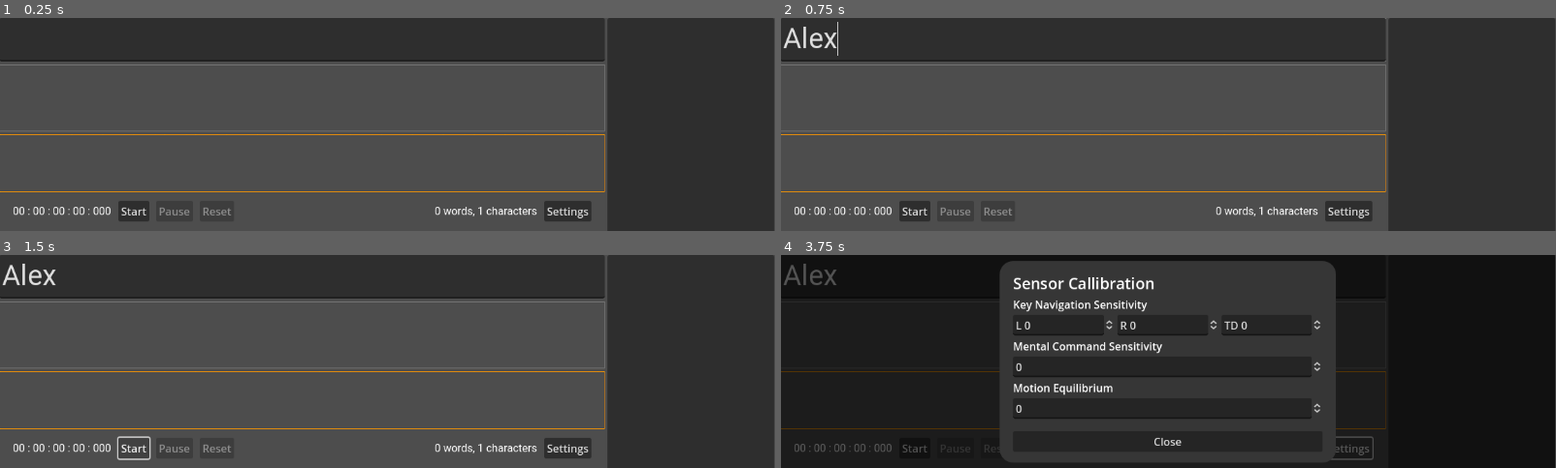
Above: before the commit, frames 1-4 (two rows, left to right).
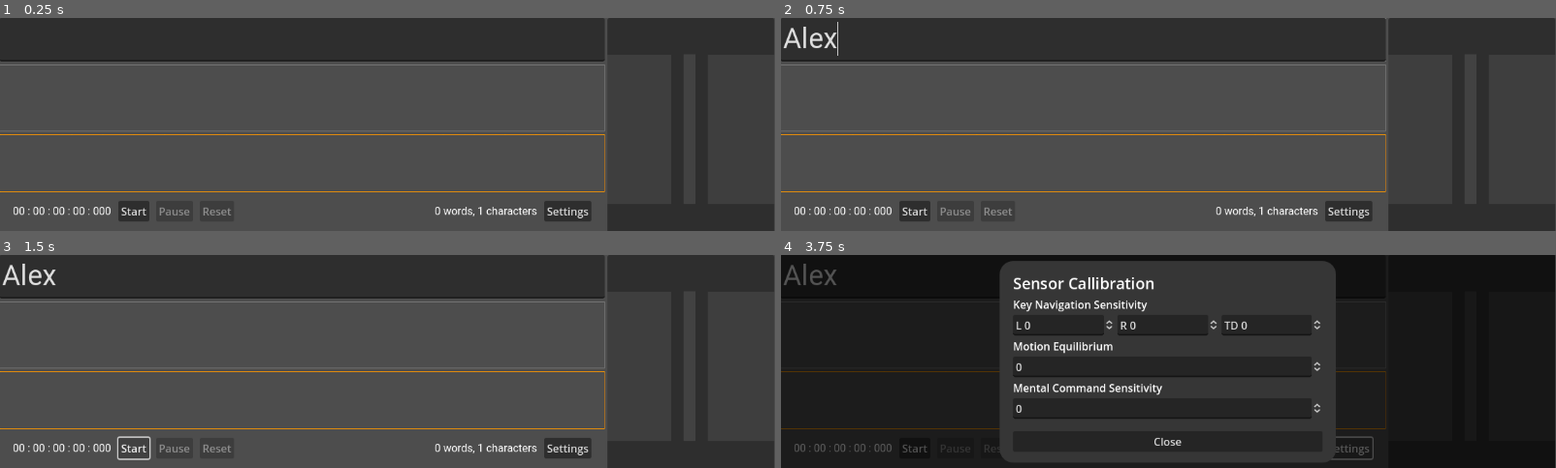
Above: after the commit, the same moments.

Repository: mjsolidarios/sulaisip
Game: Godot game, scene res://Main.tscn
Same seed, same stepped clock (60 frames per second), same inputs: the game is played once before the commit and once after it.
Inputs (mouse positions are in pixels of both pictures, inside the frame that each line leads up to):
- Up to frame 1 (0.25 s): no input
- Up to frame 2 (0.75 s): click (1083, 39) at 0.52 s; type "Alex" at 0.6 s
- Up to frame 3 (1.5 s): click "Start" at 1.25 s
- Up to frame 4 (3.75 s): click "Start" at 2 s; click "Start" at 2.75 s; click "Settings" at 3.5 s

The runs differ from the first frame. In frame 4, 0.8% of the frame differs, in the area x 31-50%, y 40-66%.
Error before the commit: Attempt to call function 'get_as_text' in base 'null instance' on a null instance. (res://Main.gd:197)
Error after the commit: Attempt to call function 'get_as_text' in base 'null instance' on a null instance. (res://Main.gd:199)

Commit message:
Left and right sensor fixes

Diff:
--- a/app/Main.gd
+++ b/app/Main.gd
@@ -50,6 +50,7 @@
 var stable_location:  SpinBox #SpinBoxMotionEq
 var nav_left_sensitivity: SpinBox
 var nav_right_sensitivity: SpinBox
+var nav_top_down_sensitivity: SpinBox
 var mental_command_sensitivity: SpinBox
 
 func _array_to_string(arr: Array) -> String:
@@ -189,6 +190,7 @@
 	nav_left_sensitivity = $PanelSettings/Panel/MarginContainer/VBoxContainer/HBoxContainer/SpinBoxNavL
 	nav_right_sensitivity = $PanelSettings/Panel/MarginContainer/VBoxContainer/HBoxContainer/SpinBoxNavR
 	mental_command_sensitivity = $PanelSettings/Panel/MarginContainer/VBoxContainer/SpinBoxMentalCom
+	nav_top_down_sensitivity = $PanelSettings/Panel/MarginContainer/VBoxContainer/HBoxContainer/SpinBoxNavTD
 
 	$PanelSettings.visible = false
 
@@ -330,6 +332,10 @@
 
 	$HBoxContainer/VBoxContainer/HBoxContainer/LabelTime.text = time_passed
 
+	# Left and right sensor box
+	$HBoxContainer/Panel/SubViewportContainer/SubViewport/Node3D/Area3DLeft.position = Vector3(nav_left_sensitivity.value,0.83,0)
+	$HBoxContainer/Panel/SubViewportContainer/SubViewport/Node3D/Area3DRight.position = Vector3(nav_right_sensitivity.value*-1,0.83,0)
+
 	var current_text: String = $HBoxContainer/VBoxContainer/TextEdit.text
 	var word_counter: int = 0
 	var char_counter: int = 0
@@ -448,7 +454,7 @@
 #	yaw = yaw * 0.98 + roll * 0.02
 
 #
-	if rollupdown > 100:
+	if rollupdown > nav_top_down_sensitivity.value * 100:
 		active_group = "bottom"
 	else:
 		active_group = "top"
--- /dev/null
+++ b/app/Main.gdshader
@@ -0,0 +1,70 @@
+shader_type spatial;
+render_mode cull_front, depth_prepass_alpha, depth_draw_opaque, unshaded;
+uniform sampler2D DEPTH_TEXTURE : hint_depth_texture, filter_linear_mipmap;
+uniform sampler2D SCREEN_TEXTURE : hint_depth_texture, filter_linear_mipmap;
+uniform vec4 outline_color : source_color = vec4(0.0, 0.0, 0.0, 1.0);
+uniform float distance_falloff : hint_range(0, 5) = 1;
+uniform float smoothing_cutoff : hint_range(0, 1) = 0.1;
+uniform float smoothing_max : hint_range(0, 1) = 0.1;
+
+void vertex() {
+	// remember to rotate the quad 180d around Y
+
+	// uncomment to use full screen
+	//POSITION = vec4(VERTEX, 1.0) * vec4(-1.0, -1.0, 1.0, 1.0);
+}
+
+float abs_diff(float depth_a, float depth_b){
+	return abs(abs(depth_a)-abs(depth_b));
+}
+
+float linear_depth(in sampler2D depth_texture, in vec2 screen_uv, in mat4 inv_projection_matrix){
+	// get raw depth, this is not a linear value in godot 4.0 vulkan rendering
+	float raw_depth = texture(depth_texture, screen_uv)[0];
+
+	vec3 normalized_device_coordinates = vec3(screen_uv * 2.0 - 1.0, raw_depth);
+
+	//convert NDC to view space via the inverse projection matrix
+    vec4 view_space = inv_projection_matrix * vec4(normalized_device_coordinates, 1.0);
+
+	//linearize the depth
+	view_space.xyz /= view_space.w;
+
+	// camera view points in the negative Z direction, so all depths are negative
+	// we invert the sign here to get positive depth values
+	return -view_space.z;
+}
+
+void fragment() {
+	// set color to outline color for whole screen
+	// non-outline fragments will be set to transparent
+	ALBEDO = outline_color.rgb;
+
+	float d = linear_depth(DEPTH_TEXTURE, SCREEN_UV, INV_PROJECTION_MATRIX);
+
+	// calculate the offset size of a single pixel
+	vec2 screen_size = vec2(textureSize(SCREEN_TEXTURE, 1));
+
+	vec2 pixel_size = (distance_falloff / d) / vec2(screen_size.x, screen_size.y);
+
+	float du = linear_depth(DEPTH_TEXTURE, SCREEN_UV+vec2(0.0, pixel_size.y), INV_PROJECTION_MATRIX);
+	float dd = linear_depth(DEPTH_TEXTURE, SCREEN_UV+vec2(0.0, -pixel_size.y), INV_PROJECTION_MATRIX);
+	float dr = linear_depth(DEPTH_TEXTURE, SCREEN_UV+vec2(pixel_size.x, 0.0), INV_PROJECTION_MATRIX);
+	float dl = linear_depth(DEPTH_TEXTURE, SCREEN_UV+vec2(-pixel_size.x, 0.0), INV_PROJECTION_MATRIX);
+
+	// combine all the abs differences in depth of neighbors
+	ALPHA =
+		abs_diff(d, du) +
+		abs_diff(d, dl) +
+		abs_diff(d, dd) +
+		abs_diff(d, dr)
+	;
+
+	ALPHA = smoothstep(smoothing_cutoff, max(smoothing_cutoff, smoothing_max), ALPHA);
+
+	// apply the alpha from the outline color as well
+	ALPHA *= outline_color.a;
+
+	// clamp the outline color to remove artifacts
+	ALPHA = clamp(ALPHA, 0.0, 1.0);
+}
--- a/app/Main.tscn
+++ b/app/Main.tscn
@@ -58,6 +58,20 @@
 
 [sub_resource type="BoxShape3D" id="BoxShape3D_a2wy7"]
 size = Vector3(1.03425, 1, 2.25153)
+
+[sub_resource type="StandardMaterial3D" id="StandardMaterial3D_e5adu"]
+shading_mode = 0
+albedo_color = Color(0.243137, 0.243137, 0.243137, 1)
+
+[sub_resource type="QuadMesh" id="QuadMesh_inoid"]
+material = SubResource("StandardMaterial3D_e5adu")
+
+[sub_resource type="StandardMaterial3D" id="StandardMaterial3D_uae3n"]
+shading_mode = 0
+albedo_color = Color(0.258824, 0.258824, 0.258824, 1)
+
+[sub_resource type="QuadMesh" id="QuadMesh_ujrmg"]
+material = SubResource("StandardMaterial3D_uae3n")
 
 [sub_resource type="BoxShape3D" id="BoxShape3D_ck8d3"]
 size = Vector3(0.0849832, 1, 2.25153)
@@ -314,24 +328,38 @@
 transform = Transform3D(1, 0, 0, 0, 1, 0, 0, 0, 1, 0, 5, 0)
 mesh = SubResource("9")
 
-[node name="Area3D1" type="Area3D" parent="HBoxContainer/Panel/SubViewportContainer/SubViewport/Node3D"]
+[node name="Area3DRight" type="Area3D" parent="HBoxContainer/Panel/SubViewportContainer/SubViewport/Node3D"]
 transform = Transform3D(1, 0, 0, 0, 1, 0, 0, 0, 1, 0, 0.83239, 0)
 
-[node name="CollisionShape3D2" type="CollisionShape3D" parent="HBoxContainer/Panel/SubViewportContainer/SubViewport/Node3D/Area3D1"]
+[node name="CollisionShape3D2" type="CollisionShape3D" parent="HBoxContainer/Panel/SubViewportContainer/SubViewport/Node3D/Area3DRight"]
 transform = Transform3D(1, 0, 0, 0, 1, 0, 0, 0, 1, -0.637311, 0, 0.84819)
 shape = SubResource("BoxShape3D_a2wy7")
 
-[node name="Area3D2" type="Area3D" parent="HBoxContainer/Panel/SubViewportContainer/SubViewport/Node3D"]
+[node name="MeshInstance3D2" type="MeshInstance3D" parent="HBoxContainer/Panel/SubViewportContainer/SubViewport/Node3D/Area3DRight"]
+transform = Transform3D(1.0323, 0, 0, 0, -1, 8.74228e-08, 0, -8.74228e-08, -1, -0.636432, 0, 1.92264)
+mesh = SubResource("QuadMesh_inoid")
+skeleton = NodePath("../../Area3DCenter")
+
+[node name="Area3DLeft" type="Area3D" parent="HBoxContainer/Panel/SubViewportContainer/SubViewport/Node3D"]
 transform = Transform3D(1, 0, 0, 0, 1, 0, 0, 0, 1, 0, 0.83239, 0)
 
-[node name="CollisionShape3D2" type="CollisionShape3D" parent="HBoxContainer/Panel/SubViewportContainer/SubViewport/Node3D/Area3D2"]
+[node name="CollisionShape3D2" type="CollisionShape3D" parent="HBoxContainer/Panel/SubViewportContainer/SubViewport/Node3D/Area3DLeft"]
 transform = Transform3D(1, 0, 0, 0, 1, 0, 0, 0, 1, 0.638686, 0, 0.84819)
 shape = SubResource("BoxShape3D_a2wy7")
 
-[node name="Area3D3" type="Area3D" parent="HBoxContainer/Panel/SubViewportContainer/SubViewport/Node3D"]
+[node name="MeshInstance3D" type="MeshInstance3D" parent="HBoxContainer/Panel/SubViewportContainer/SubViewport/Node3D/Area3DLeft"]
+transform = Transform3D(1.04328, 0, 0, 0, -1, 8.74228e-08, 0, -8.74228e-08, -1, 0.642008, 0, 1.92264)
+mesh = SubResource("QuadMesh_inoid")
+
+[node name="Area3DCenter" type="Area3D" parent="HBoxContainer/Panel/SubViewportContainer/SubViewport/Node3D"]
 transform = Transform3D(1, 0, 0, 0, 1, 0, 0, 0, 1, 0, 0.83239, 0)
 
-[node name="CollisionShape3D2" type="CollisionShape3D" parent="HBoxContainer/Panel/SubViewportContainer/SubViewport/Node3D/Area3D3"]
+[node name="MeshInstance3D" type="MeshInstance3D" parent="HBoxContainer/Panel/SubViewportContainer/SubViewport/Node3D/Area3DCenter"]
+transform = Transform3D(0.0824726, 0, 0, 0, -1, 1.94718e-07, 0, -8.74228e-08, -2.22732, 0.000225902, 0, 1.92346)
+mesh = SubResource("QuadMesh_ujrmg")
+skeleton = NodePath("../../Area3DRight")
+
+[node name="CollisionShape3D2" type="CollisionShape3D" parent="HBoxContainer/Panel/SubViewportContainer/SubViewport/Node3D/Area3DCenter"]
 transform = Transform3D(1, 0, 0, 0, 1, 0, 0, 0, 1, 0.00122172, 0, 0.84819)
 shape = SubResource("BoxShape3D_ck8d3")
 
@@ -344,7 +372,6 @@
 one_shot = true
 
 [node name="PanelSettings" type="Panel" parent="."]
-visible = false
 custom_minimum_size = Vector2(500, 0)
 layout_mode = 1
 anchors_preset = 15
@@ -403,7 +430,7 @@
 size_flags_horizontal = 3
 min_value = -1.0
 max_value = 1.0
-step = 0.1
+step = 0.01
 prefix = "L"
 
 [node name="SpinBoxNavR" type="SpinBox" parent="PanelSettings/Panel/MarginContainer/VBoxContainer/HBoxContainer"]
@@ -411,10 +438,10 @@
 size_flags_horizontal = 3
 min_value = -1.0
 max_value = 1.0
-step = 0.1
+step = 0.01
 prefix = "R"
 
-[node name="SpinBoxNavR2" type="SpinBox" parent="PanelSettings/Panel/MarginContainer/VBoxContainer/HBoxContainer"]
+[node name="SpinBoxNavTD" type="SpinBox" parent="PanelSettings/Panel/MarginContainer/VBoxContainer/HBoxContainer"]
 layout_mode = 2
 size_flags_horizontal = 3
 min_value = -1.0
@@ -422,21 +449,21 @@
 step = 0.1
 prefix = "TD"
 
-[node name="Label2" type="Label" parent="PanelSettings/Panel/MarginContainer/VBoxContainer"]
-layout_mode = 2
-text = "Mental Command Sensitivity"
-
-[node name="SpinBoxMentalCom" type="SpinBox" parent="PanelSettings/Panel/MarginContainer/VBoxContainer"]
+[node name="Label3" type="Label" parent="PanelSettings/Panel/MarginContainer/VBoxContainer"]
+layout_mode = 2
+text = "Motion Equilibrium"
+
+[node name="SpinBoxMotionEq" type="SpinBox" parent="PanelSettings/Panel/MarginContainer/VBoxContainer"]
 layout_mode = 2
 min_value = -1.0
 max_value = 1.0
 step = 0.1
 
-[node name="Label3" type="Label" parent="PanelSettings/Panel/MarginContainer/VBoxContainer"]
-layout_mode = 2
-text = "Motion Equilibrium"
-
-[node name="SpinBoxMotionEq" type="SpinBox" parent="PanelSettings/Panel/MarginContainer/VBoxContainer"]
+[node name="Label2" type="Label" parent="PanelSettings/Panel/MarginContainer/VBoxContainer"]
+layout_mode = 2
+text = "Mental Command Sensitivity"
+
+[node name="SpinBoxMentalCom" type="SpinBox" parent="PanelSettings/Panel/MarginContainer/VBoxContainer"]
 layout_mode = 2
 min_value = -1.0
 max_value = 1.0
@@ -456,9 +483,9 @@
 [connection signal="pressed" from="HBoxContainer/VBoxContainer/HBoxContainer/ButtonResetTimer" to="." method="_on_button_reset_timer_pressed"]
 [connection signal="pressed" from="HBoxContainer/VBoxContainer/HBoxContainer/ButtonSettings" to="." method="_on_button_settings_pressed"]
 [connection signal="pressed" from="HBoxContainer/VBoxContainer/Buttontest" to="." method="_on_Buttontest_pressed"]
-[connection signal="area_entered" from="HBoxContainer/Panel/SubViewportContainer/SubViewport/Node3D/Area3D1" to="." method="_on_area_3d_1_area_entered"]
-[connection signal="area_entered" from="HBoxContainer/Panel/SubViewportContainer/SubViewport/Node3D/Area3D2" to="." method="_on_area_3d_2_area_entered"]
-[connection signal="area_entered" from="HBoxContainer/Panel/SubViewportContainer/SubViewport/Node3D/Area3D3" to="." method="_on_area_3d_3_area_entered"]
+[connection signal="area_entered" from="HBoxContainer/Panel/SubViewportContainer/SubViewport/Node3D/Area3DRight" to="." method="_on_area_3d_1_area_entered"]
+[connection signal="area_entered" from="HBoxContainer/Panel/SubViewportContainer/SubViewport/Node3D/Area3DLeft" to="." method="_on_area_3d_2_area_entered"]
+[connection signal="area_entered" from="HBoxContainer/Panel/SubViewportContainer/SubViewport/Node3D/Area3DCenter" to="." method="_on_area_3d_3_area_entered"]
 [connection signal="request_completed" from="HTTPRequest" to="." method="_on_HTTPRequest_request_completed"]
 [connection signal="timeout" from="Timer" to="." method="_on_Timer_timeout"]
 [connection signal="timeout" from="TimerPressButton" to="." method="_on_TimerPressButton_timeout"]
Not shown: 1 places in app/Main.tscn that only renumber resources
